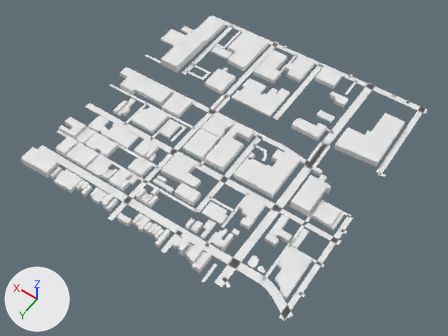
What one commit did to the glTF model app/public/world/tiles/-10_-2.lod1.glb.
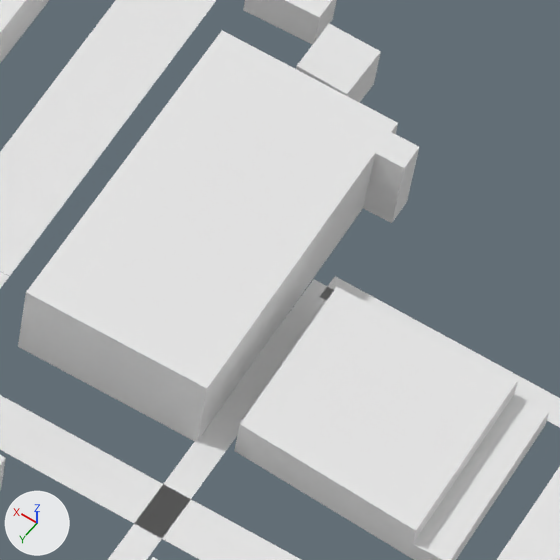
Each version is shown whole from a 50 mm camera at (-5136.0, 1336.0, 809.0) aimed at (-4755.0, 802.0, -29.0), then close up on the part from 64% to 77% of the width and 51% to 68% of the height. The axes (+X, +Y, +Z) are drawn at lower left. The lights are the same throughout. The older version's two pictures come first. Where no turn or scale is listed for an object, it has been applied to the vertices. Vertices at exactly the same position are counted once.

Objects in the first close-up: 'buildings', 'ground'.
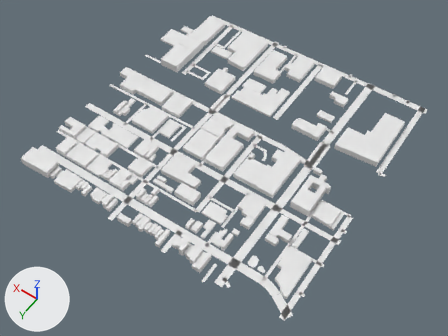
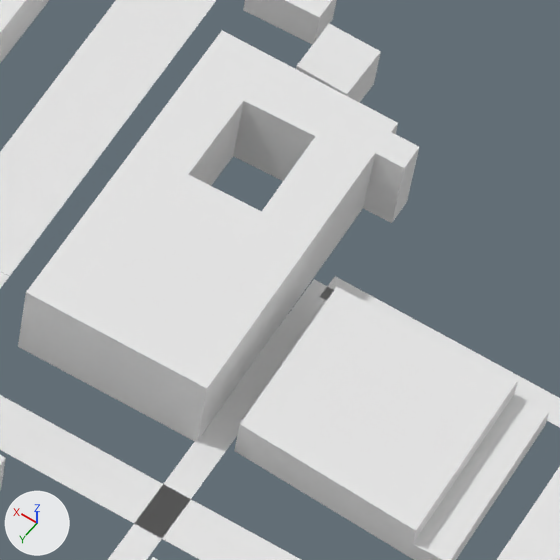
The change, as a list of edits to the scene's bpy script:
```text
Change me_buildings:
    used by ob_buildings; location = (-4729.0, 764.5, 7.6)
    remove me_buildings.from_pydata(...)  # 1155 vertices, 1524 faces; spans x -248.0..248.0, y -243.0..243.0, z -8.0..8.0
    add me_buildings.from_pydata(...)  # 1163 vertices, 1538 faces; spans x -248.0..248.0, y -243.0..243.0, z -8.0..8.0
    me_buildings part 1
    4 faces are deleted
    8 vertices are added at x -191.0..-178.0, y 6.0..24.0, z -8.0..8.0
    18 new faces join them
```

Where the change shows, as pixel boxes [x1, y1, x2, y2] in the close-ups (560 x 560 px):
part 1 of me_buildings, cut back
    both: [26, 31, 398, 388]
